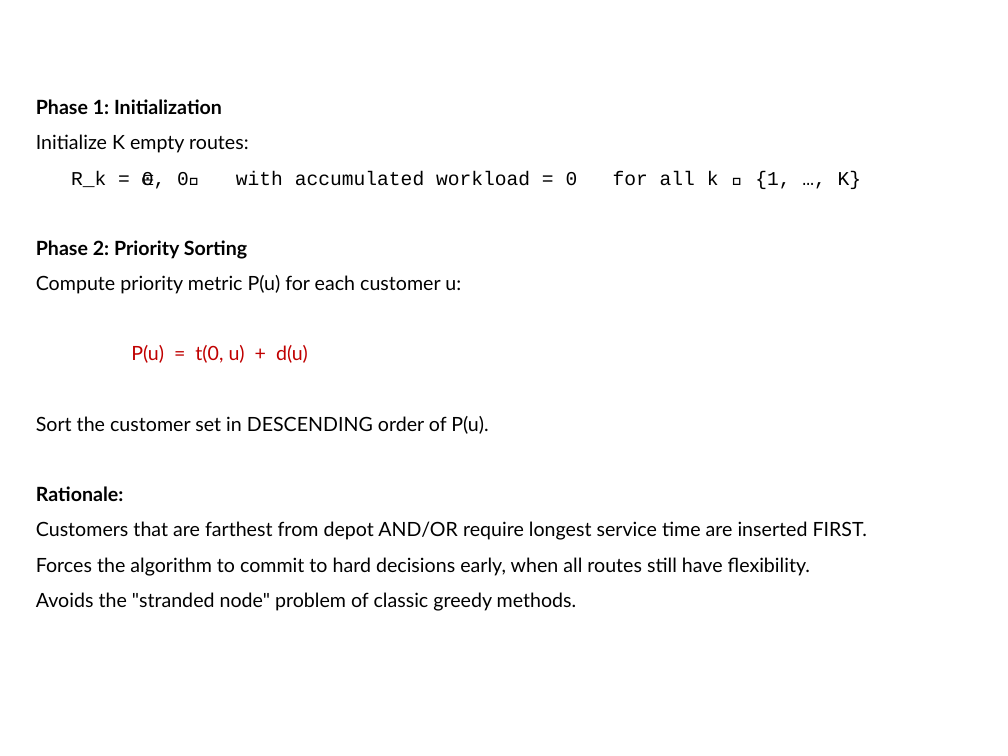
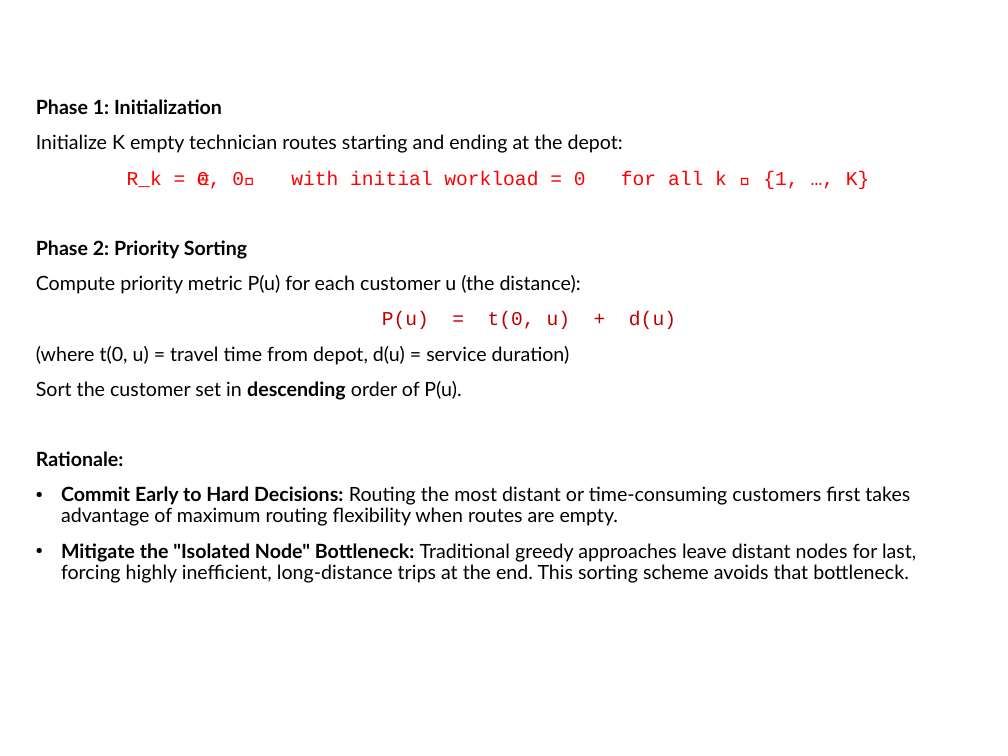
Before and after one commit to meeGit-dpm/167686_Project_Optimization, a slide deck: slide 24 of Report/FundOptG5.pptx. Drawn at 1008x756 pixels with LibreOffice and Linux fonts; fonts in the diff are those of the drawing; background and template pictures are left out. Boxes give left, top, right and bottom in pixels: in the first picture for what was removed or moved away, otherwise in the second. Text is boxed around its words. In the diff, an @@ line names an element or a change of style, - is before the commit and + after.

Commit message:
Update slide

```diff
--- a/Report/FundOptG5.pptx
+++ b/Report/FundOptG5.pptx
@@ text at (x1=36, y1=134, x2=870, y2=189): text changed; font Courier New to Lato @@
-Initialize K empty routes:
-R_k = ⟨0, 0⟩ with accumulated workload = 0 for all k ∈ {1, …, K}
+Initialize K empty technician routes starting and ending at the depot:
+R_k = ⟨0, 0⟩ with initial workload = 0 for all k ∈ {1, …, K}
@@ text at (x1=36, y1=275, x2=581, y2=294): text changed @@
-Compute priority metric P(u) for each customer u:
+Compute priority metric P(u) for each customer u (the distance):
@@ text at (x1=382, y1=312, x2=676, y2=329): font Lato to Courier New in "P(u) = t(0, u) + d(u)"; alignment left to centre @@
@@ text at (x1=36, y1=346, x2=570, y2=400): text changed @@
-Sort the customer set in DESCENDING order of P(u).
+(where t(0, u) = travel time from depot, d(u) = service duration)
+Sort the customer set in descending order of P(u).
@@ text at (x1=61, y1=486, x2=916, y2=583): text changed @@
-Customers that are farthest from depot AND/OR require longest service time are inserted FIRST.
-Forces the algorithm to commit to hard decisions early, when all routes still have flexibility.
-Avoids the "stranded node" problem of classic greedy methods.
+• Commit Early to Hard Decisions: Routing the most distant or time-consuming customers first takes advantage of maximum routing flexibility when routes are empty.
+• Mitigate the "Isolated Node" Bottleneck: Traditional greedy approaches leave distant nodes for last, forcing highly inefficient, long-distance trips at the end. This sorting scheme avoids that bottleneck.
```
Also in this commit, not shown: 5 other slides changed, 1 other file.
